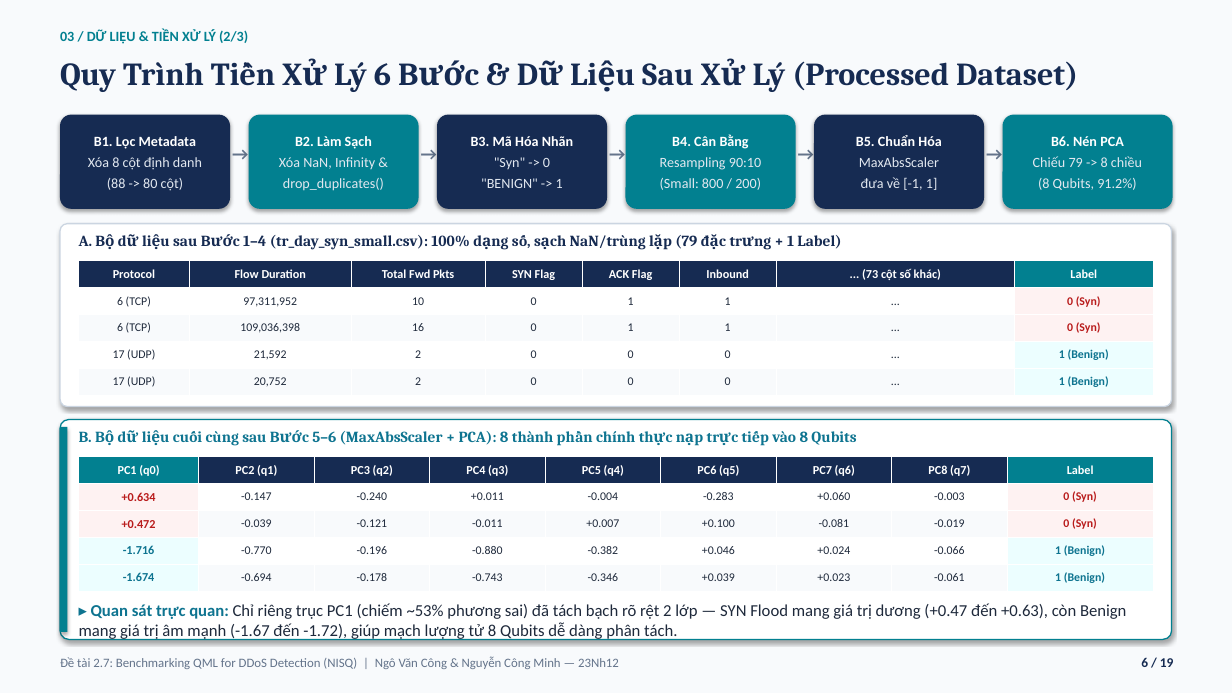
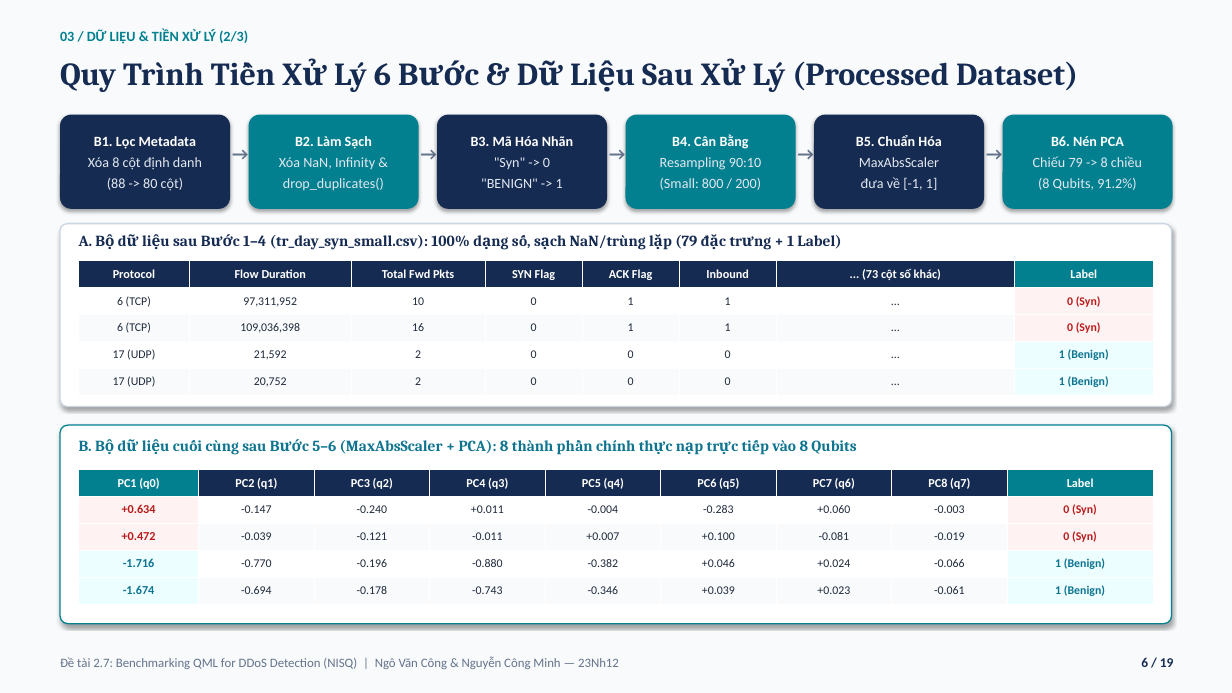
Before and after one commit to vcongggggg/qml-ddos, a slide deck: slide 6 of SLIDE_BAO_CAO_CUOI_KY_MHMM_DeTai_2_7_QML_DDoS_Cong_Minh.pptx. Drawn at 1232x693 pixels with LibreOffice and Linux fonts; fonts in the diff are those of the drawing. Boxes give left, top, right and bottom in pixels: in the first picture for what was removed or moved away, otherwise in the second. Text is boxed around its words. In the diff, an @@ line names an element or a change of style, - is before the commit and + after.

```diff
--- a/SLIDE_BAO_CAO_CUOI_KY_MHMM_DeTai_2_7_QML_DDoS_Cong_Minh.pptx
+++ b/SLIDE_BAO_CAO_CUOI_KY_MHMM_DeTai_2_7_QML_DDoS_Cong_Minh.pptx
@@ rounded rectangle: place and size @@
-rounded rectangle at [60, 420, 1172, 640]
+rounded rectangle at [60, 425, 1172, 624]
@@ rectangle removed at [60, 427, 67, 632] @@
@@ text "B. Bộ dữ liệu cuối ...": place and size @@
-text "B. Bộ dữ liệu cuối ..." at [79, 431, 856, 446]
+text "B. Bộ dữ liệu cuối ..." at [79, 440, 856, 455]
@@ table: place and size @@
-table at [79, 457, 1153, 592]
+table at [79, 470, 1153, 604]
@@ text removed at [79, 603, 1126, 641] @@
-▸ Quan sát trực quan: Chỉ riêng trục PC1 (chiếm ~53% phương sai) đã tách bạch rõ rệt 2 lớp — SYN Flood mang giá trị dương (+0.47 đến +0.63), còn Benign mang giá trị âm mạnh (-1.67 đến -1.72), giúp mạch lượng tử 8 Qubits dễ dàng phân tách.
```
Also in this commit, not shown: 1 other file.
